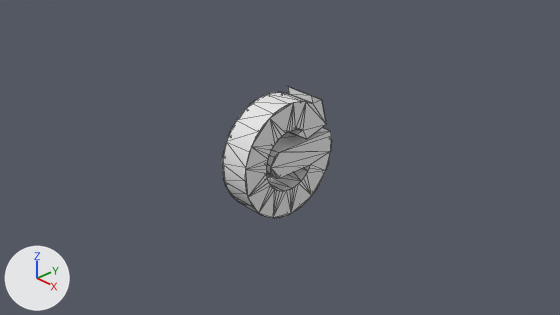
A saved change to the Blender file src/webgl/models/eminent.blend.
Camera for both pictures: the file's camera 'Camera'. The lights are fixed; the arrows at lower left show +X, +Y and +Z. Mesh edges are drawn as thin lines.

Before the edit, the objects in view are built like this:
```python
me_3_d_smaller = bpy.data.meshes.new('3-D Smaller')
me_3_d_smaller.from_pydata(...)  # 1052 vertices, 1372 faces; spans x -0.24..0.24, y -0.87..0.84, z -0.91..0.86
# faces by material slot: [513, 346, 513]
me_3_d_smaller.materials.append(mat_shape_1_front_inflation_material)  # white #e7e7e7
me_3_d_smaller.materials.append(mat_shape_1_extrusion_material)  # white #e7e7e7
me_3_d_smaller.materials.append(mat_shape_1_back_inflation_material)  # white #e7e7e7
ob_eminent_icon = bpy.data.objects.new('Eminent-Icon', me_3_d_smaller)
ob_eminent_icon.location = (0.0, 0.0, 0.0)
_m = ob_eminent_icon.modifiers.new('Decimate', 'DECIMATE')
_m.ratio = 0.211
```
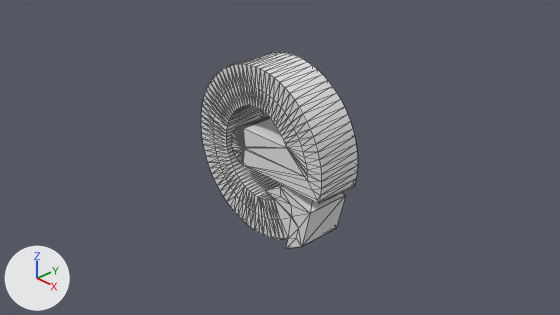
The edits, one by one:
me_3_d_smaller is used by ob_eminent_icon; location (0.0, 0.0, 0.0).
me_3_d_smaller had 1052 vertices, 1372 faces and spanned x -0.24..0.24, y -0.87..0.84, z -0.91..0.86.
me_3_d_smaller now has 1052 vertices, 1372 faces and spans x 300.02..881.96, y 300.05..899.98, z -372.53..-207.16.
me_3_d_smaller part 1: the loose piece of 72 vertices spanning x -0.24..0.24, y -0.39..0.82, z -0.23..0.18 is multiplied about its middle by the matrix ((0.0, 339.289, 0.0), (0.0, 0.0, -339.288), (-339.288, 0.0, 0.0)), then moved by (668.44, 601.44, -291.01).
me_3_d_smaller part 2: the loose piece of 122 vertices spanning x -0.24..0.24, y -0.47..0.4, z -0.5..0.44 is multiplied about its middle by the matrix ((0.0, 339.289, 0.0), (0.0, 0.0, -339.288), (-339.288, 0.0, 0.0)), then moved by (583.12, 601.66, -291.01).
me_3_d_smaller part 3: 858 of 1052 vertices moved; they spanned x -0.24..0.24, y -0.87..0.84, z -0.91..0.86 and now span x 300.02..881.96, y 300.05..899.98, z -372.53..-207.16; mean shift (556.53, 606.98, -290.97); largest move (0.24, 0.55, -0.69) -> (783.72, 825.22, -372.53).
Object 'Eminent-Icon' (ob_eminent_icon) loses its DECIMATE modifier named 'Decimate'.
Modifier setting removed (it was ratio = 0.211).
Object 'Eminent-Icon' (ob_eminent_icon) moves from (0.0, 0.0, 0.0) to (-2.56, -1.34, -2.46).
Object 'Eminent-Icon' (ob_eminent_icon) turns from (0, 0, 0) to (90, 0, 0) degrees about x, y and z.
Object 'Eminent-Icon' (ob_eminent_icon) is rescaled from (1.0, 1.0, 1.0) to (0.00432, 0.00432, 0.00432).

What differs and where, as boxes (x1, y1, x2, y2) in the pictures (560 x 315 px; the box of a moved part takes in the faces that stretch with it):
'Eminent-Icon', reshaped, moved, turned, rescaled, modifiers changed
    before: (222, 87, 332, 218)
    after: (201, 52, 358, 249)
part 1 of me_3_d_smaller, moved or reshaped
    before: (267, 128, 330, 178)
    after: (239, 117, 287, 148)
part 2 of me_3_d_smaller, moved or reshaped
    before: (249, 129, 310, 191)
    after: (226, 106, 279, 200)
part 3 of me_3_d_smaller, moved or reshaped
    before: (222, 87, 332, 218)
    after: (201, 52, 358, 249)
